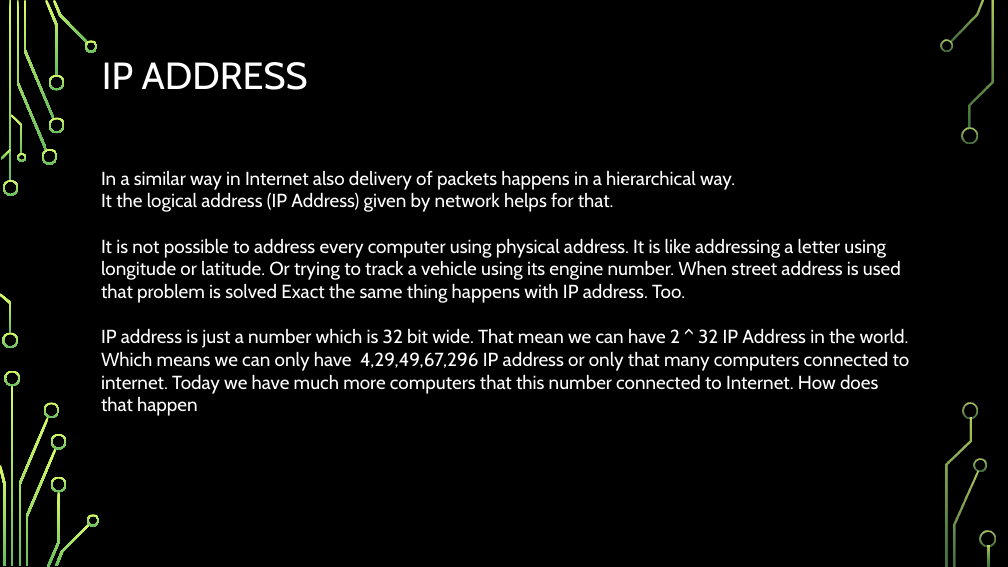
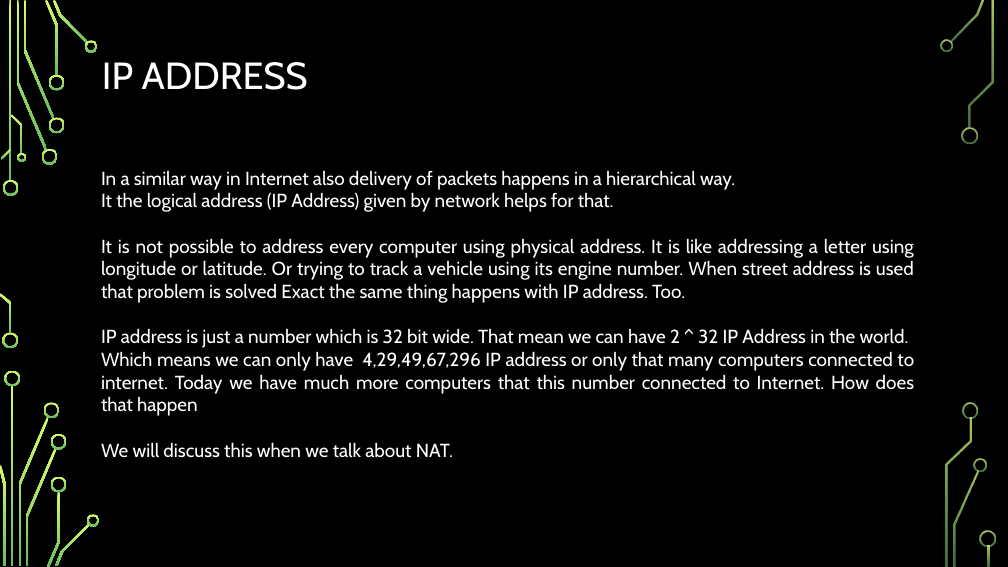
Before and after one commit to girishsukukumar/IoTWorkshop, a slide deck: slide 18 of Module-1.pptx. Drawn at 1008x567 pixels with LibreOffice and Linux fonts; fonts in the diff are those of the drawing; background and template pictures are left out. Boxes give left, top, right and bottom in pixels: in the first picture for what was removed or moved away, otherwise in the second. Text is boxed around its words. In the diff, an @@ line names an element or a change of style, - is before the commit and + after.

```diff
--- a/Module-1.pptx
+++ b/Module-1.pptx
@@ text at (x1=101, y1=170, x2=914, y2=416): alignment left to justified @@
@@ text at (x1=101, y1=442, x2=453, y2=458): paragraph added @@
+We will discuss this when we talk about NAT.
```
Also in this commit, not shown: 5 other slides changed, 6 slides added.
